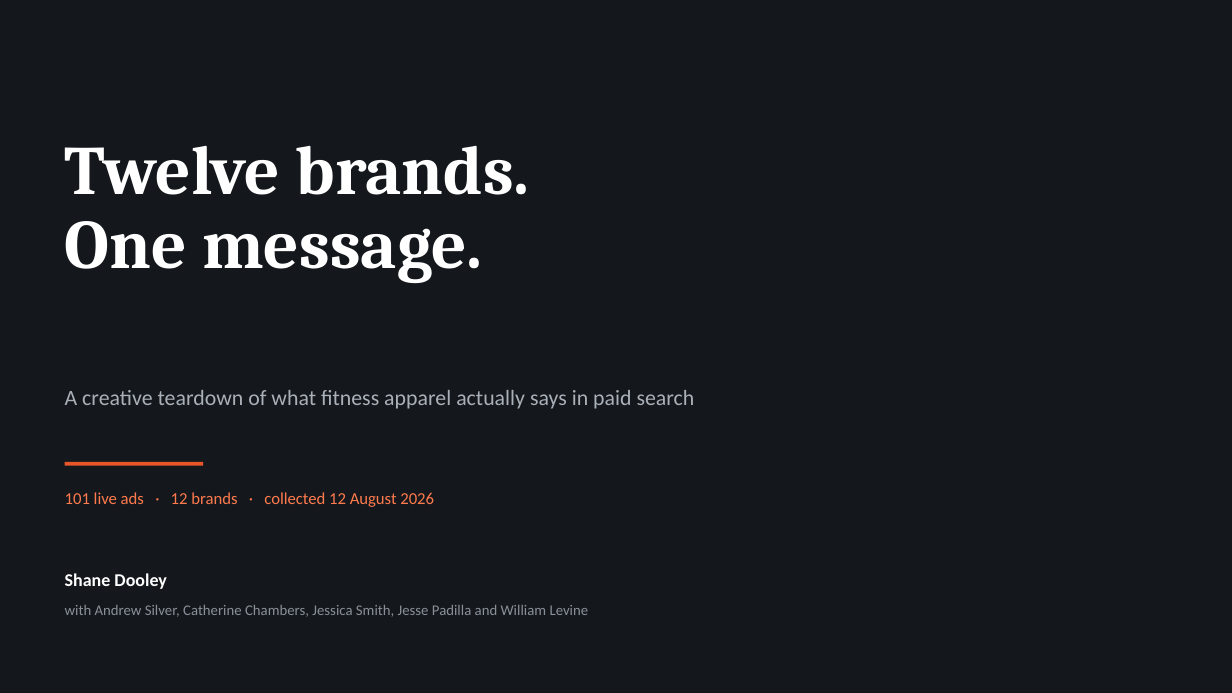
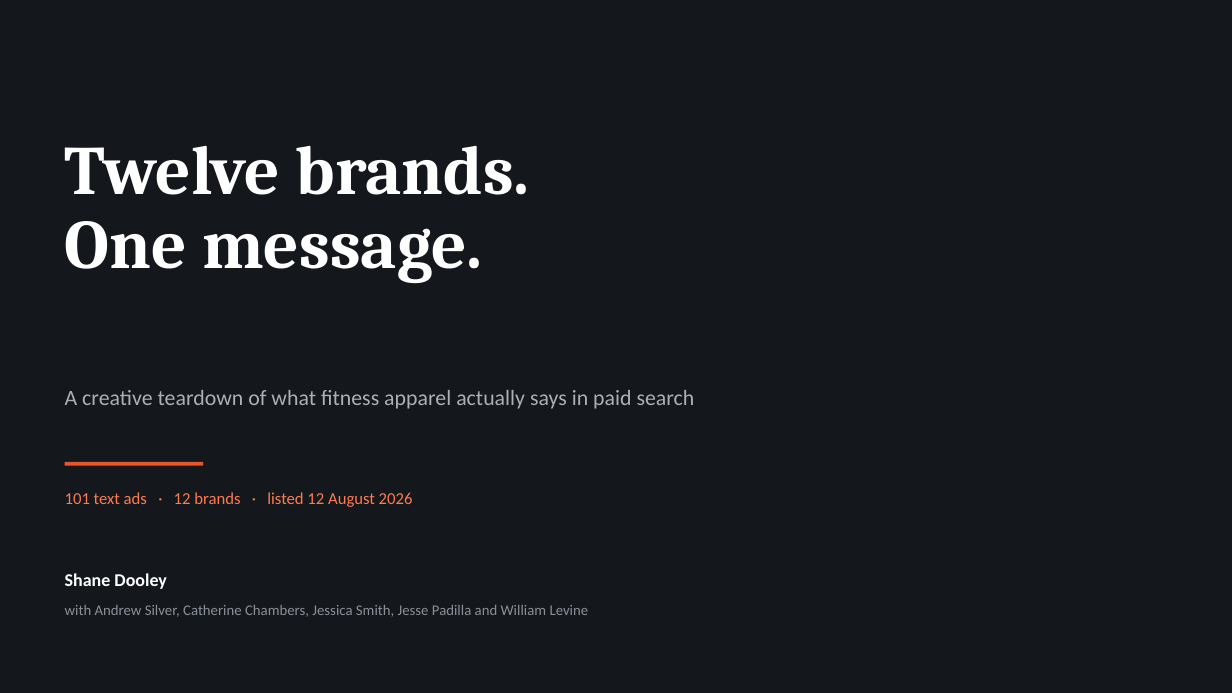
Before and after one commit to spdooley5949/Creative-Teardown-Marketing, a slide deck: slide 1 of output/Dooley_Creative_Teardown_Findings.pptx. Drawn at 1232x693 pixels with LibreOffice and Linux fonts; fonts in the diff are those of the drawing. Boxes give left, top, right and bottom in pixels: in the first picture for what was removed or moved away, otherwise in the second. Text is boxed around its words. In the diff, an @@ line names an element or a change of style, - is before the commit and + after.

```diff
--- a/output/Dooley_Creative_Teardown_Findings.pptx
+++ b/output/Dooley_Creative_Teardown_Findings.pptx
@@ text at (65,492,413,507): text changed @@
-101 live ads · 12 brands · collected 12 August 2026
+101 text ads · 12 brands · listed 12 August 2026
```
Also in this commit, not shown: 1 other slide changed.
